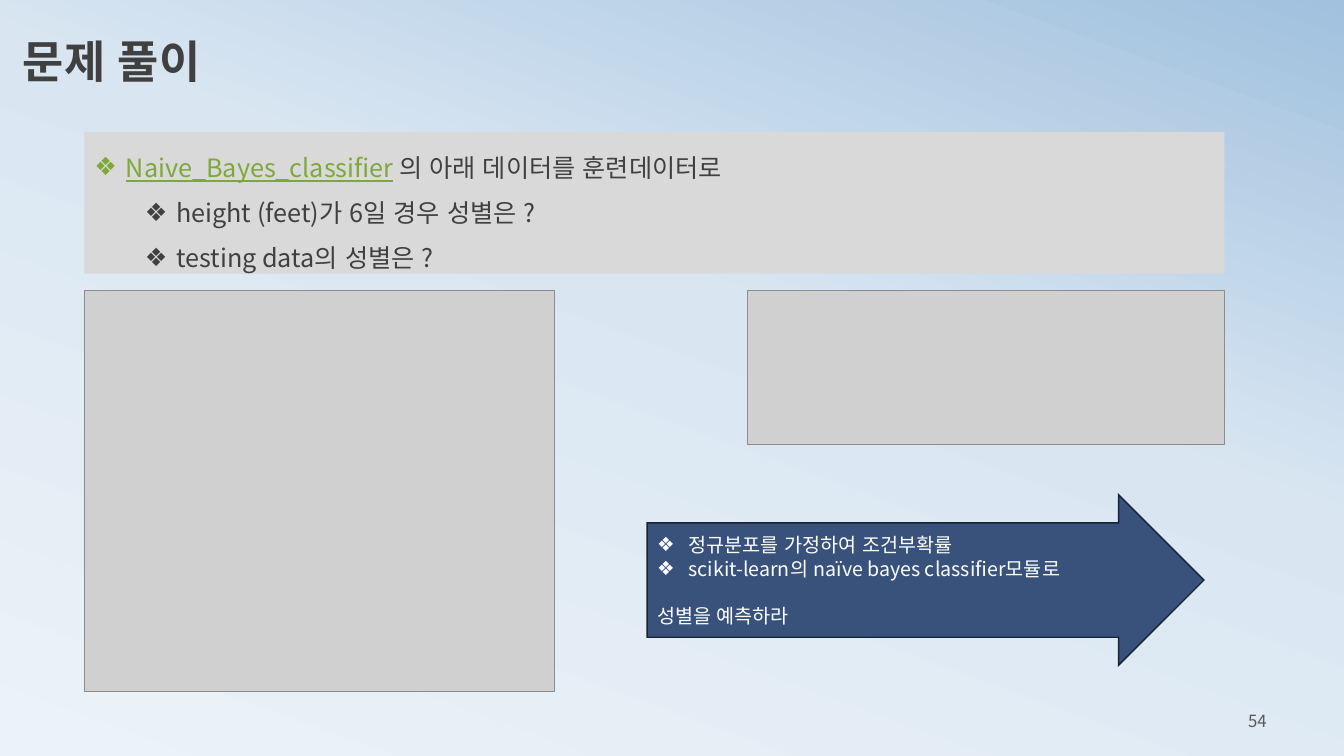
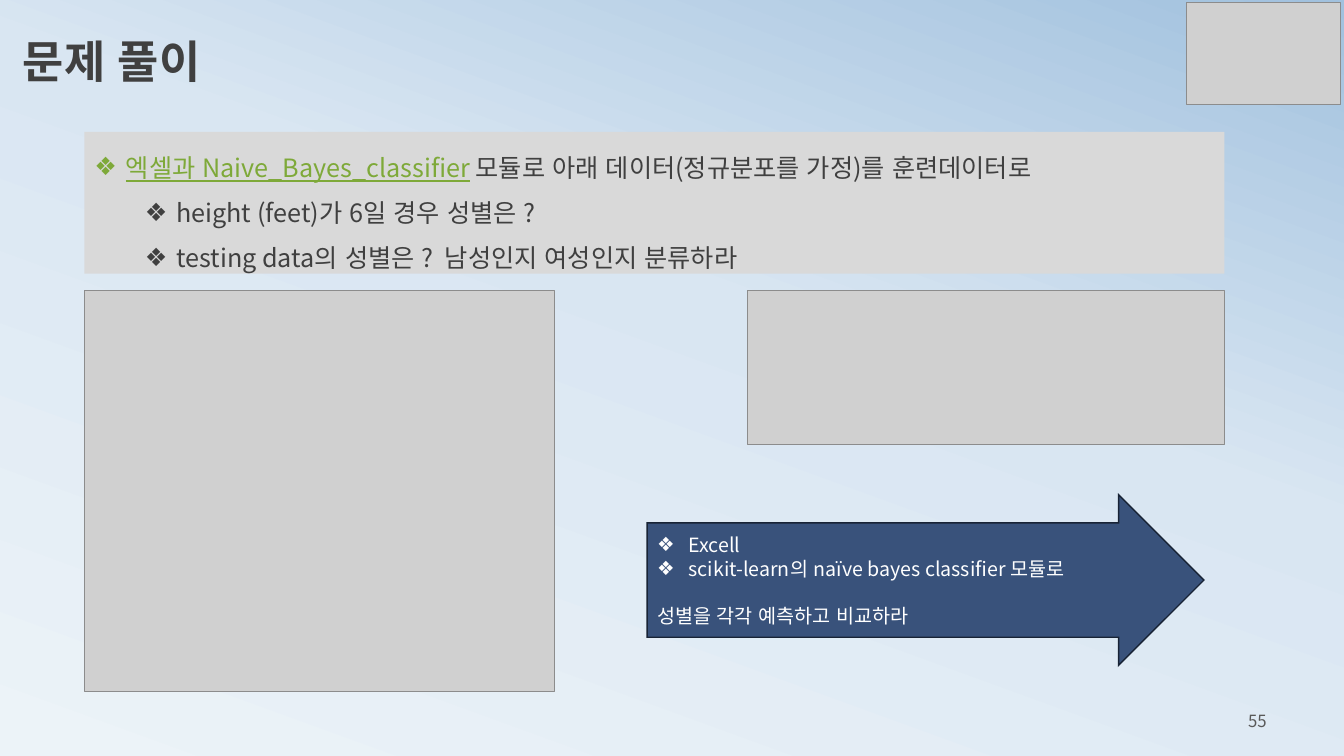
Before and after one commit to ancestor9/mathematics-for-machine-learning, a slide deck: slide 55 of 3_probability theory for machine learning.pptx (slide 54 before the commit). Drawn at 1344x756 pixels with LibreOffice and Linux fonts; fonts in the diff are those of the drawing; grey boxes stand for pictures. Boxes give left, top, right and bottom in pixels: in the first picture for what was removed or moved away, otherwise in the second. Text is boxed around its words. In the diff, an @@ line names an element or a change of style, - is before the commit and + after.

```diff
--- a/3_probability theory for machine learning.pptx
+++ b/3_probability theory for machine learning.pptx
@@ picture added at bbox=[1187, 3, 1340, 105] @@
@@ text in rectangle at bbox=[126, 156, 1031, 183]: text changed @@
-❖ Naive_Bayes_classifier 의 아래 데이터를 훈련데이터로
+❖ 엑셀과 Naive_Bayes_classifier 모듈로 아래 데이터(정규분포를 가정)를 훈련데이터로
@@ text in rectangle at bbox=[176, 246, 738, 273]: text changed @@
-  ❖ testing data의 성별은 ?
+  ❖ testing data의 성별은 ? 남성인지 여성인지 분류하라
@@ text in right arrow at bbox=[657, 536, 1064, 625]: text changed @@
-❖ 정규분포를 가정하여 조건부확률
-❖ scikit-learn의 naïve bayes classifier모듈로
-성별을 예측하라
+❖ Excell
+❖ scikit-learn의 naïve bayes classifier 모듈로
+성별을 각각 예측하고 비교하라
@@ page number at bbox=[1248, 714, 1267, 727]: text changed @@
-54
+55
```
Also in this commit, not shown: 28 other slides changed, 5 slides added, 3 slides removed.
